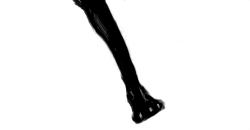
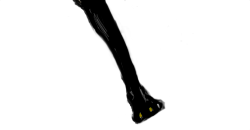
The second 250px x 130px image is a revision of the first. Changes to its layers:
renamed "Calque 5" to "Calque 6", painted on it over [left=139, top=107, right=152, bottom=118]
